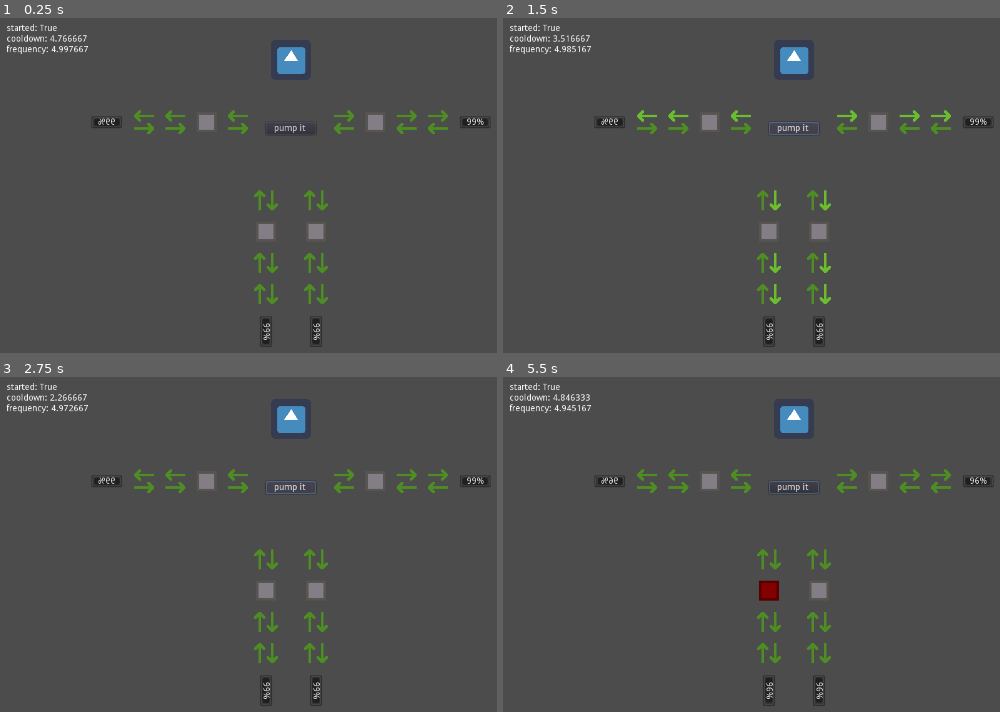
Above: before the commit, frames 1-4 (two rows, left to right).
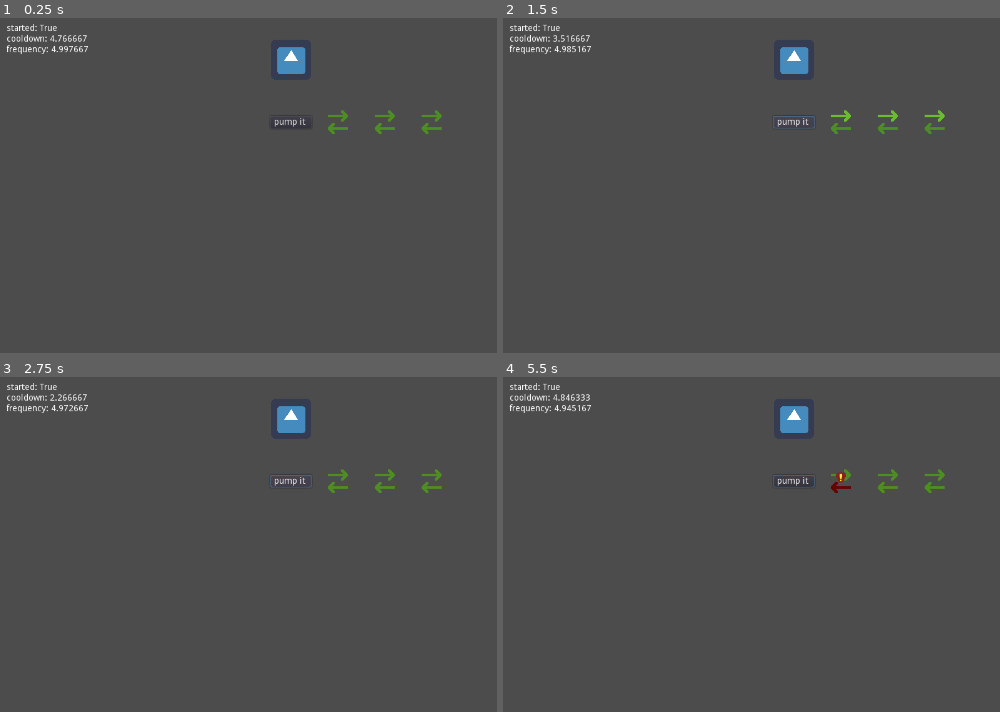
Above: after the commit, the same moments.

Repository: bitwise-aiden/gwj30
Game: Godot game, scene res://source/main.tscn
The game is run twice, just before and just after one commit, with the same random seed, the same clock (stepped at 60 frames per second) and the same inputs. The engine's default icon, where the game draws it, is replaced by a stand-in: a white triangle on a blue panel in a dark square.
Inputs (mouse positions are in pixels of both pictures, inside the frame that each line leads up to):
- Up to frame 1 (0.25 s): no input
- Up to frame 2 (1.5 s): click "pump it" at 0.5 s; click "pump it" at 1.25 s
- Up to frame 3 (2.75 s): click "pump it" at 2 s
- Up to frame 4 (5.5 s): move the mouse to (880, 480) at 2.77 s; press the mouse at (880, 480) at 2.78 s; move the mouse to (711, 480) at 3.52 s; release the mouse at (711, 480) at 3.53 s; click (711, 480) at 3.6 s; move the mouse to (821, 591) at 4.27 s; press the mouse at (821, 591) at 4.28 s; move the mouse to (771, 591) at 5.02 s; release the mouse at (771, 591) at 5.03 s; click (771, 591) at 5.1 s

The runs differ from the first frame. In frame 1, 2.6% of the frame differs, in the area x 18-99%, y 27-99%; in frame 2, 2.8%; in frame 3, 2.7%; in frame 4, 2.9%.

Commit message:
Updated circulation
Removed blockages
Updated limbs to house veins and interface blockages
Updated veins to trigger blockages
Updated heart to interface with just limbs

Diff:
--- a/project.godot
+++ b/project.godot
@@ -13,16 +13,6 @@
 "class": "BaseTask",
 "language": "GDScript",
 "path": "res://source/tasks/base_task.gd"
-}, {
-"base": "CirculationNode",
-"class": "Blockage",
-"language": "GDScript",
-"path": "res://source/circulation/blockage.gd"
-}, {
-"base": "CirculationNode",
-"class": "BlockageEnd",
-"language": "GDScript",
-"path": "res://source/circulation/blockage_end.gd"
 }, {
 "base": "Node",
 "class": "CirculationNode",
@@ -61,8 +51,6 @@
 } ]
 _global_script_class_icons={
 "BaseTask": "",
-"Blockage": "",
-"BlockageEnd": "",
 "CirculationNode": "",
 "CurrentQueue": "",
 "Limb": "",
@@ -81,8 +69,8 @@
 [autoload]
 
 WebBuild="*res://source/autoloads/web_build.gd"
+Event="*res://source/autoloads/event.gd"
 Globals="*res://source/autoloads/globals.gd"
-Event="*res://source/autoloads/event.gd"
 FileManager="*res://source/autoloads/file_manager.gd"
 SettingsManager="*res://source/autoloads/settings_manager.gd"
 Logger="*res://source/autoloads/logger.gd"
--- a/source/autoloads/globals.gd
+++ b/source/autoloads/globals.gd
@@ -8,3 +8,18 @@
 #	< 1.0 is slowed down
 #	> 1.0 is speed up
 var time_modifier = 1.0
+
+
+# Game globals
+var unblocking = false
+
+
+# Lifecycle methods
+func _ready() -> void:
+	Event.connect("unblock_started", self, "__set_unblocking", [true])
+	Event.connect("unblock_finished", self, "__set_unblocking", [false])
+
+
+# Private methods
+func __set_unblocking(value: bool) -> void:
+	self.unblocking = value
--- a/source/circulation/blockage.gd
+++ /dev/null
@@ -1,52 +0,0 @@
-class_name Blockage extends CirculationNode
-
-
-var _outgoing_node = null
-var _incoming_node = null
-
-var __blocked = false
-
-
-func _ready():
-	self.add_to_group("blockage")
-
-
-func block() -> void:
-	self.__blocked = true
-	self.modulate = Color.red
-
-
-func flow(from_node: CirculationNode) -> void:
-	if self.__blocked || from_node != self._previous_node:
-		self._incoming_node.flow(self)
-	else:
-		self._outgoing_node.flow(self)
-
-
-func is_blocked() -> bool:
-	return self.__blocked
-
-
-func set_next_node(node: CirculationNode) -> void:
-	if self._outgoing_node == null:
-		.set_next_node(node)
-		self._outgoing_node = node
-	else:
-		self._incoming_node = node
-
-
-func _set_previous_node(node: CirculationNode) -> void:
-	if self._previous_node == null:
-		._set_previous_node(node)
-
-
-func _on_area_input_event(viewport, event, shape_idx):
-	if !self.__blocked:
-		return
-
-	if event is InputEventMouseButton && event.button_index == BUTTON_LEFT && event.is_pressed():
-		Event.emit_signal("unblock_started")
-		yield(Event, "unblock_finished")
-
-		self.__blocked = false
-		self.modulate = Color.white
--- a/source/circulation/blockage.tscn
+++ /dev/null
@@ -1,17 +0,0 @@
-[gd_scene load_steps=4 format=2]
-
-[ext_resource path="res://assets/art/blockage.png" type="Texture" id=1]
-[ext_resource path="res://source/circulation/blockage.gd" type="Script" id=2]
-
-[sub_resource type="RectangleShape2D" id=1]
-extents = Vector2( 16, 16 )
-
-[node name="blockage" type="Sprite"]
-texture = ExtResource( 1 )
-script = ExtResource( 2 )
-
-[node name="area" type="Area2D" parent="."]
-
-[node name="collision" type="CollisionShape2D" parent="area"]
-shape = SubResource( 1 )
-[connection signal="input_event" from="area" to="." method="_on_area_input_event"]
--- a/source/circulation/blockage_end.gd
+++ /dev/null
@@ -1 +0,0 @@
-class_name BlockageEnd extends CirculationNode
--- a/source/circulation/blockage_end.tscn
+++ /dev/null
@@ -1,6 +0,0 @@
-[gd_scene load_steps=2 format=2]
-
-[ext_resource path="res://source/circulation/blockage_end.gd" type="Script" id=1]
-
-[node name="blockage_end" type="Node"]
-script = ExtResource( 1 )
--- a/source/circulation/heart.gd
+++ b/source/circulation/heart.gd
@@ -1,27 +1,16 @@
-extends Button
+extends Node2D
 
-
-onready var __limbs = self.get_children()
+onready var __button = $button
 
 var __limb_nodes = []
 
 
 func _ready() -> void:
-	for limb in self.__limbs:
-		var previous_node = null
-		var blockages = []
-		for node in limb.get_children():
-			if node is Blockage:
-				blockages.append(node)
-			elif node is BlockageEnd:
-				node = blockages.pop_back()
+	for limb in self.get_children():
+		if limb is Limb:
+			self.__limb_nodes.append(limb)
 
-			if previous_node:
-				previous_node.set_next_node(node)
-			else:
-				self.__limb_nodes.append(node)
-			previous_node = node
-	self.connect("pressed", self, "__pressed")
+	self.__button.connect("pressed", self, "__pressed")
 
 
 func __pressed():
--- a/source/circulation/heart.tscn
+++ b/source/circulation/heart.tscn
@@ -2,13 +2,15 @@
 
 [ext_resource path="res://source/circulation/heart.gd" type="Script" id=1]
 
-[node name="heart" type="Button"]
-margin_left = 579.088
-margin_top = 207.572
-margin_right = 645.088
-margin_bottom = 227.572
+[node name="heart" type="Node2D"]
+script = ExtResource( 1 )
+
+[node name="button" type="Button" parent="."]
+margin_left = -33.0
+margin_top = -10.0
+margin_right = 33.0
+margin_bottom = 10.0
 text = "pump it "
-script = ExtResource( 1 )
 __meta__ = {
 "_edit_use_anchors_": false
 }
--- a/source/circulation/limb.gd
+++ b/source/circulation/limb.gd
@@ -4,20 +4,50 @@
 const HEALTH_MIN: float = 0.0
 const HEALTH_MAX: float = 100.0
 
+onready var __nodes: Array = self.get_children()
+
 var _health: float = HEALTH_MAX
+
+
+# Lifecycle methods
+func _ready() -> void:
+	self.add_to_group("blockable")
+
+	var previous_node = self
+
+	for node in self.__nodes:
+		node.set_limb(self)
+
+		if previous_node:
+			previous_node.set_next_node(node)
+		previous_node = node
+
+	previous_node.set_next_node(self)
 
 
 func _process(delta: float) -> void:
 	self._update_health(-delta)
 
 
-func flow(from_node: CirculationNode) -> void:
-	.flow(from_node)
+# Public methods
+func block() -> void:
+	if self._blocked:
+		return
 
-	self._update_health(5.0)
+	.block()
+
+	var index: int = randi() % self.__nodes.size()
+	self.__nodes[index].block()
 
 
+func flow(from_node: CirculationNode) -> void:
+	if from_node == null:
+		.flow(from_node)
+	else:
+		self._update_health(5.0)
+
+
+# Protected methods
 func _update_health(amount: float) -> void:
 	self._health += amount
 	self._health = clamp(self._health, self.HEALTH_MIN, self.HEALTH_MAX)
-	self.value = self._health
--- a/source/circulation/limb.tscn
+++ b/source/circulation/limb.tscn
@@ -1,11 +1,35 @@
-[gd_scene load_steps=2 format=2]
+[gd_scene load_steps=4 format=2]
 
 [ext_resource path="res://source/circulation/limb.gd" type="Script" id=1]
+[ext_resource path="res://source/circulation/vein.tscn" type="PackedScene" id=2]
+[ext_resource path="res://source/circulation/vein.gd" type="Script" id=3]
 
-[node name="limb" type="ProgressBar"]
-margin_right = 50.0
-margin_bottom = 20.0
+[node name="limb" type="Node2D"]
 script = ExtResource( 1 )
-__meta__ = {
-"_edit_use_anchors_": false
-}
+
+[node name="vein" type="Node2D" parent="." instance=ExtResource( 2 )]
+position = Vector2( 75, -10 )
+script = ExtResource( 3 )
+
+[node name="vein2" type="Node2D" parent="." instance=ExtResource( 2 )]
+position = Vector2( 150, -10 )
+script = ExtResource( 3 )
+
+[node name="vein3" type="Node2D" parent="." instance=ExtResource( 2 )]
+position = Vector2( 225, -10 )
+script = ExtResource( 3 )
+
+[node name="vein4" type="Node2D" parent="." instance=ExtResource( 2 )]
+position = Vector2( 225, 10 )
+rotation = 3.14159
+script = ExtResource( 3 )
+
+[node name="vein5" type="Node2D" parent="." instance=ExtResource( 2 )]
+position = Vector2( 150, 10 )
+rotation = 3.14159
+script = ExtResource( 3 )
+
+[node name="vein6" type="Node2D" parent="." instance=ExtResource( 2 )]
+position = Vector2( 75, 10 )
+rotation = 3.14159
+script = ExtResource( 3 )
--- a/source/circulation/node.gd
+++ b/source/circulation/node.gd
@@ -1,8 +1,15 @@
 class_name CirculationNode extends Node
 
 
-var _next_node: CirculationNode
-var _previous_node: CirculationNode
+var _blocked: bool = false
+var _limb: CirculationNode = null
+var _next_node: CirculationNode = null
+var _previous_node: CirculationNode = null
+
+
+# Public methods
+func block() -> void:
+	self._blocked = true
 
 
 func flow(from_node: CirculationNode) -> void:
@@ -10,10 +17,26 @@
 		self._next_node.flow(self)
 
 
+func is_blocked() -> bool:
+	return self._blocked
+
+
+func set_limb(node: CirculationNode) -> void:
+	self._limb = node
+
+
 func set_next_node(node: CirculationNode) -> void:
 	self._next_node = node
 	node._set_previous_node(self)
 
 
+func unblock() -> void:
+	self._blocked = false
+
+	if self._limb:
+		self._limb.unblock()
+
+
+# Protected methods
 func _set_previous_node(node: CirculationNode) -> void:
 	self._previous_node = node
--- a/source/circulation/vein.gd
+++ b/source/circulation/vein.gd
@@ -1,20 +1,85 @@
 class_name Vein extends CirculationNode
 
-onready var flow_timer = $flow_timer
 
+onready var __areas: Array = [
+	$hazard/area,
+	$sprite/area
+]
+onready var __hazard: Sprite = $hazard
+onready var __sprite: Sprite = $sprite
+onready var __timer: Timer = $timer
+
+var __over: bool = false
+
+
+# Lifecycle methods
 func _ready() -> void:
-	self.modulate = Color.gray
+	self.__sprite.modulate = Color.gray
+
+
+func _process(delta: float) -> void:
+	self.__handle_block()
+
+
+
+# Public Methods
+func block() -> void:
+	.block()
+	self.__sprite.modulate = Color.red
+
+	self.__hazard.visible = true
+	self.__hazard.rotation = -self.global_rotation
+	self.__hazard.global_position = self.global_position + Vector2(0.0, -16.0)
+
+	for area in self.__areas:
+		area.input_pickable = true
 
 
 func flow(from_node: CirculationNode) -> void:
-	self.modulate = Color.white
+	if self._blocked:
+		return
 
-	self.flow_timer.start(0.1)
-	yield(flow_timer, "timeout")
+	self.__sprite.modulate = Color.white
 
-	.flow(from_node)
+	self.__timer.start(0.1)
+	yield(self.__timer, "timeout")
 
-	self.flow_timer.start(0.1)
-	yield(flow_timer, "timeout")
+	if !self._blocked:
+		.flow(from_node)
 
-	self.modulate = Color.gray
+	self.__timer.start(0.1)
+	yield(self.__timer, "timeout")
+
+	if !self._blocked:
+		self.__sprite.modulate = Color.gray
+
+
+func unblock() -> void:
+	.unblock()
+
+	self.__hazard.visible = false
+	self.__sprite.modulate = Color.gray
+
+
+	for area in self.__areas:
+		area.input_pickable = false
+
+# Private methods
+func __handle_block() -> void:
+	if !self._blocked || Globals.unblocking:
+		return
+
+	if self.__over && Input.is_action_just_released("pressed"):
+		Event.emit_signal("unblock_started")
+
+		yield(Event, "unblock_finished")
+		self.unblock()
+
+
+# Signals
+func _on_mouse_entered():
+	self.__over = true
+
+
+func _on_mouse_exited():
+	self.__over = false
--- a/source/circulation/vein.tscn
+++ b/source/circulation/vein.tscn
@@ -1,10 +1,43 @@
-[gd_scene load_steps=3 format=2]
+[gd_scene load_steps=6 format=2]
 
 [ext_resource path="res://assets/art/vein.png" type="Texture" id=1]
 [ext_resource path="res://source/circulation/vein.gd" type="Script" id=2]
+[ext_resource path="res://assets/art/hazard.png" type="Texture" id=3]
 
-[node name="vein" type="Sprite"]
-texture = ExtResource( 1 )
+[sub_resource type="RectangleShape2D" id=2]
+extents = Vector2( 10, 16 )
+
+[sub_resource type="RectangleShape2D" id=1]
+extents = Vector2( 16, 16 )
+
+[node name="vein" type="Node2D"]
 script = ExtResource( 2 )
 
-[node name="flow_timer" type="Timer" parent="."]
+[node name="timer" type="Timer" parent="."]
+
+[node name="hazard" type="Sprite" parent="."]
+visible = false
+position = Vector2( 0, -30 )
+texture = ExtResource( 3 )
+
+[node name="area" type="Area2D" parent="hazard"]
+input_pickable = false
+
+[node name="collision_hazard" type="CollisionShape2D" parent="hazard/area"]
+position = Vector2( 0, 6 )
+shape = SubResource( 2 )
+
+[node name="sprite" type="Sprite" parent="."]
+rotation = 1.5708
+texture = ExtResource( 1 )
+
+[node name="area" type="Area2D" parent="sprite"]
+rotation = -1.5708
+input_pickable = false
+
+[node name="collision_sprite" type="CollisionShape2D" parent="sprite/area"]
+shape = SubResource( 1 )
+[connection signal="mouse_entered" from="hazard/area" to="." method="_on_mouse_entered"]
+[connection signal="mouse_exited" from="hazard/area" to="." method="_on_mouse_exited"]
+[connection signal="mouse_entered" from="sprite/area" to="." method="_on_mouse_entered"]
+[connection signal="mouse_exited" from="sprite/area" to="." method="_on_mouse_exited"]
--- a/source/main.gd
+++ b/source/main.gd
@@ -6,7 +6,7 @@
 
 onready var __timer: Timer = $timer
 onready var __minigames: Array = $mini_games.get_children()
-onready var __blockages: Array = self.get_tree().get_nodes_in_group("blockage")
+onready var __blockables: Array = self.get_tree().get_nodes_in_group("blockable")
 
 var __event_cooldown: float = self.EVENT_COOLDOWN_INITIAL
 var __event_frequency: float = self.EVENT_FREQUENCY_INITIAL
@@ -43,8 +43,11 @@
 
 
 func __trigger_event() -> void:
-	var index = randi() % self.__blockages.size()
-	var blockage = self.__blockages[index]
+	if self.__blockables.empty():
+		return
+
+	var index = randi() % self.__blockables.size()
+	var blockage = self.__blockables[index]
 
 	if blockage.is_blocked():
 		return
--- a/source/main.tscn
+++ b/source/main.tscn
@@ -1,11 +1,8 @@
-[gd_scene load_steps=9 format=2]
+[gd_scene load_steps=6 format=2]
 
-[ext_resource path="res://source/circulation/vein.tscn" type="PackedScene" id=1]
 [ext_resource path="res://icon.png" type="Texture" id=2]
 [ext_resource path="res://source/circulation/limb.tscn" type="PackedScene" id=3]
-[ext_resource path="res://source/circulation/blockage.tscn" type="PackedScene" id=4]
 [ext_resource path="res://source/circulation/heart.tscn" type="PackedScene" id=5]
-[ext_resource path="res://source/circulation/blockage_end.tscn" type="PackedScene" id=6]
 [ext_resource path="res://source/main.gd" type="Script" id=7]
 [ext_resource path="res://source/mini_games/mini_games.tscn" type="PackedScene" id=8]
 
@@ -28,162 +25,8 @@
 texture = ExtResource( 2 )
 
 [node name="heart" parent="." instance=ExtResource( 5 )]
-margin_left = 600.0
-margin_top = 250.0
-margin_right = 680.0
-margin_bottom = 270.0
+position = Vector2( 640, 250 )
 
-[node name="left_arm" type="Node2D" parent="heart"]
-
-[node name="vein_0" parent="heart/left_arm" instance=ExtResource( 1 )]
-position = Vector2( 125, -10 )
-rotation = 1.5708
-
-[node name="blockage" parent="heart/left_arm" instance=ExtResource( 4 )]
-position = Vector2( 175, 0 )
-
-[node name="vein_1" parent="heart/left_arm" instance=ExtResource( 1 )]
-position = Vector2( 225, -10 )
-rotation = 1.5708
-
-[node name="vein_2" parent="heart/left_arm" instance=ExtResource( 1 )]
-position = Vector2( 275, -10 )
-rotation = 1.5708
-
-[node name="limb" parent="heart/left_arm" instance=ExtResource( 3 )]
-margin_left = 310.0
-margin_top = -10.0
-margin_right = 360.0
-margin_bottom = 10.0
-
-[node name="vein_3" parent="heart/left_arm" instance=ExtResource( 1 )]
-position = Vector2( 275, 9.99998 )
-rotation = -1.5708
-
-[node name="vein_4" parent="heart/left_arm" instance=ExtResource( 1 )]
-position = Vector2( 225, 10 )
-rotation = -1.5708
-
-[node name="blockage_end" parent="heart/left_arm" instance=ExtResource( 6 )]
-
-[node name="vein_5" parent="heart/left_arm" instance=ExtResource( 1 )]
-position = Vector2( 125, 10 )
-rotation = -1.5708
-
-[node name="right_arm" type="Node2D" parent="heart"]
-position = Vector2( 80, 0 )
-scale = Vector2( -1, 1 )
-
-[node name="vein_0" parent="heart/right_arm" instance=ExtResource( 1 )]
-position = Vector2( 125, -10 )
-rotation = 1.5708
-
-[node name="blockage" parent="heart/right_arm" instance=ExtResource( 4 )]
-position = Vector2( 175, 0 )
-
-[node name="vein_1" parent="heart/right_arm" instance=ExtResource( 1 )]
-position = Vector2( 225, -10 )
-rotation = 1.5708
-
-[node name="vein_2" parent="heart/right_arm" instance=ExtResource( 1 )]
-position = Vector2( 275, -10 )
-rotation = 1.5708
-
-[node name="limb" parent="heart/right_arm" instance=ExtResource( 3 )]
-margin_left = 310.0
-margin_top = -10.0
-margin_right = 360.0
-margin_bottom = 10.0
-
-[node name="vein_3" parent="heart/right_arm" instance=ExtResource( 1 )]
-position = Vector2( 275, 9.99998 )
-rotation = -1.5708
-
-[node name="vein_4" parent="heart/right_arm" instance=ExtResource( 1 )]
-position = Vector2( 225, 10 )
-rotation = -1.5708
-
-[node name="blockage_end" parent="heart/right_arm" instance=ExtResource( 6 )]
-
-[node name="vein_5" parent="heart/right_arm" instance=ExtResource( 1 )]
-position = Vector2( 125, 10 )
-rotation = -1.5708
-
-[node name="left_leg" type="Node2D" parent="heart"]
-position = Vector2( 80, 0 )
-rotation = 1.5708
-
-[node name="vein_0" parent="heart/left_leg" instance=ExtResource( 1 )]
-position = Vector2( 125, -10 )
-rotation = 1.5708
-
-[node name="blockage" parent="heart/left_leg" instance=ExtResource( 4 )]
-position = Vector2( 175, 0 )
-
-[node name="vein_1" parent="heart/left_leg" instance=ExtResource( 1 )]
-position = Vector2( 225, -10 )
-rotation = 1.5708
-
-[node name="vein_2" parent="heart/left_leg" instance=ExtResource( 1 )]
-position = Vector2( 275, -10 )
-rotation = 1.5708
-
-[node name="limb" parent="heart/left_leg" instance=ExtResource( 3 )]
-margin_left = 310.0
-margin_top = -10.0
-margin_right = 360.0
-margin_bottom = 10.0
-
-[node name="vein_3" parent="heart/left_leg" instance=ExtResource( 1 )]
-position = Vector2( 275, 9.99998 )
-rotation = -1.5708
-
-[node name="vein_4" parent="heart/left_leg" instance=ExtResource( 1 )]
-position = Vector2( 225, 10 )
-rotation = -1.5708
-
-[node name="blockage_end" parent="heart/left_leg" instance=ExtResource( 6 )]
-
-[node name="vein_5" parent="heart/left_leg" instance=ExtResource( 1 )]
-position = Vector2( 125, 10 )
-rotation = -1.5708
-
-[node name="right_leg" type="Node2D" parent="heart"]
-rotation = 1.5708
-
-[node name="vein_0" parent="heart/right_leg" instance=ExtResource( 1 )]
-position = Vector2( 125, -10 )
-rotation = 1.5708
-
-[node name="blockage" parent="heart/right_leg" instance=ExtResource( 4 )]
-position = Vector2( 175, 0 )
-
-[node name="vein_1" parent="heart/right_leg" instance=ExtResource( 1 )]
-position = Vector2( 225, -10 )
-rotation = 1.5708
-
-[node name="vein_2" parent="heart/right_leg" instance=ExtResource( 1 )]
-position = Vector2( 275, -10 )
-rotation = 1.5708
-
-[node name="limb" parent="heart/right_leg" instance=ExtResource( 3 )]
-margin_left = 310.0
-margin_top = -10.0
-margin_right = 360.0
-margin_bottom = 10.0
-
-[node name="vein_3" parent="heart/right_leg" instance=ExtResource( 1 )]
-position = Vector2( 275, 9.99998 )
-rotation = -1.5708
-
-[node name="vein_4" parent="heart/right_leg" instance=ExtResource( 1 )]
-position = Vector2( 225, 10 )
-rotation = -1.5708
-
-[node name="blockage_end" parent="heart/right_leg" instance=ExtResource( 6 )]
-
-[node name="vein_5" parent="heart/right_leg" instance=ExtResource( 1 )]
-position = Vector2( 125, 10 )
-rotation = -1.5708
+[node name="limb" parent="heart" instance=ExtResource( 3 )]
 
 [node name="mini_games" parent="." instance=ExtResource( 8 )]
--- a/source/mini_games/pipe_clean.gd
+++ b/source/mini_games/pipe_clean.gd
@@ -1,6 +1,6 @@
 extends Sprite
 
-const CLEAR_RADIUS: int = 5
+const CLEAR_RADIUS: int = 7
 
 onready var __dust: TileMap = $dust
 onready var __timer: Timer = $timer
--- a/todo.gd
+++ b/todo.gd
@@ -43,12 +43,13 @@
 #	minigames -> clean pipe, patch pipe, unbend pipe
 
 
-# update all nodes to be blockable (veins)
-# remove blockage node
-# add limb controller that knows about all the elements and if one of them
+# [ ] update all nodes to be blockable (veins)
+# [ ] remove blockage node
+# [ ] add limb controller that knows about all the elements and if one of them
 #	is blocked (preventing two blockages in the same limb)
-# update blockage creator
-# add scoring system
-# add new minigames
-# balance timings for blockages
+# [ ] update blockage creator
+# [ ] add scoring system
+# [x] add new pipe clean mini game
+# [ ] add new pipe bend mini game
+# [ ] balance timings for blockages
 #
Binary file added: assets/art/hazard.png
Not shown, added: assets/art/hazard.png.import
